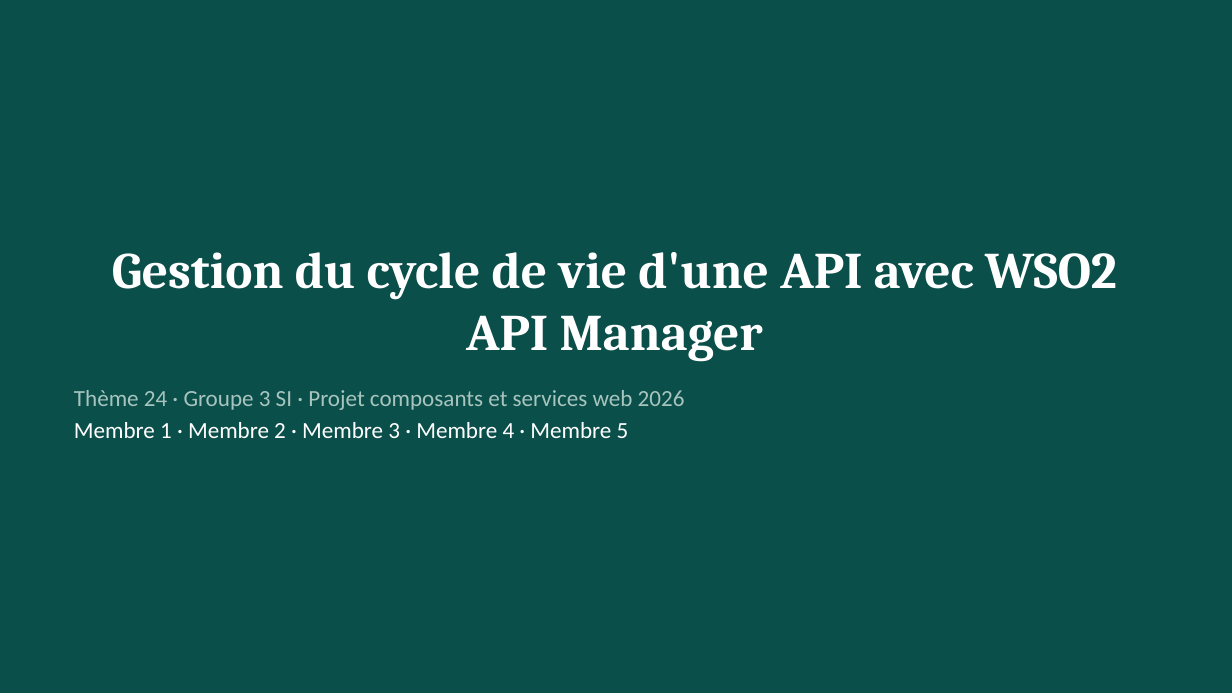
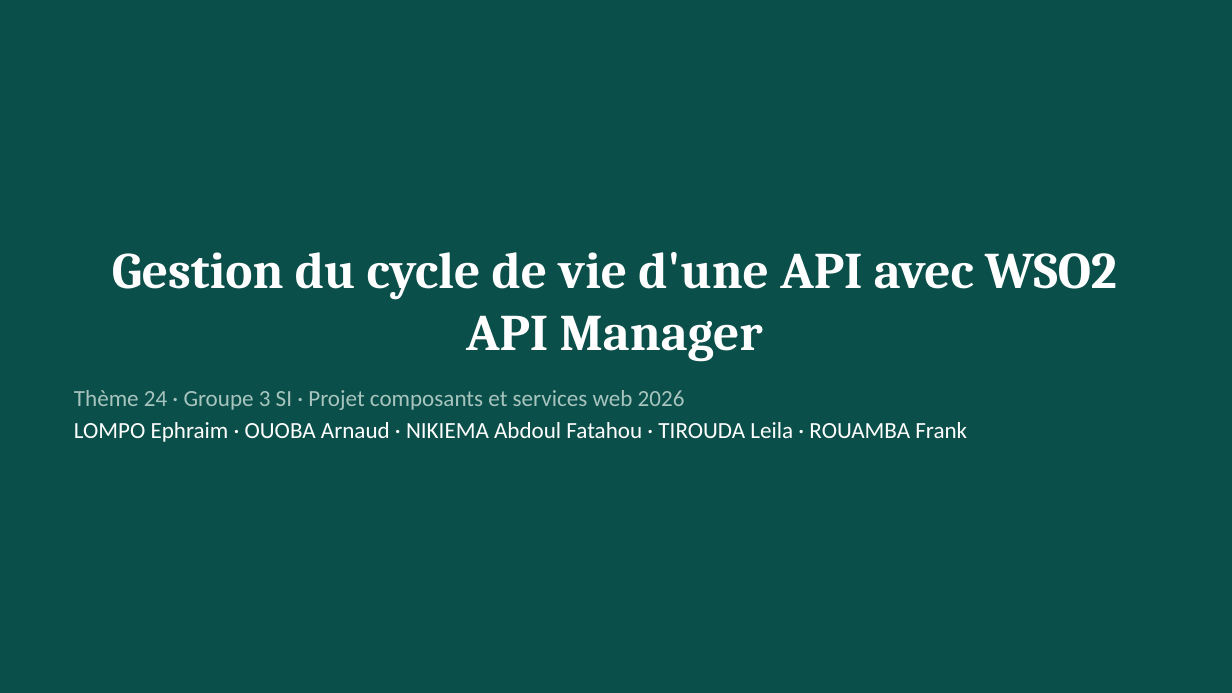
Before and after one commit to leilatirouda/projet-dev-composant_Groupe3, a slide deck: slide 1 of presentation/groupe3-si-wso2.pptx. Drawn at 1232x693 pixels with LibreOffice and Linux fonts; fonts in the diff are those of the drawing. Boxes give left, top, right and bottom in pixels: in the first picture for what was removed or moved away, otherwise in the second. Text is boxed around its words. In the diff, an @@ line names an element or a change of style, - is before the commit and + after.

```diff
--- a/presentation/groupe3-si-wso2.pptx
+++ b/presentation/groupe3-si-wso2.pptx
@@ text at <box>74,422,967,442</box>: text changed @@
-Membre 1 · Membre 2 · Membre 3 · Membre 4 · Membre 5
+LOMPO Ephraim · OUOBA Arnaud · NIKIEMA Abdoul Fatahou · TIROUDA Leila · ROUAMBA Frank
```
Also in this commit, not shown: 4 other slides changed, 1 slide added, 5 other files.
